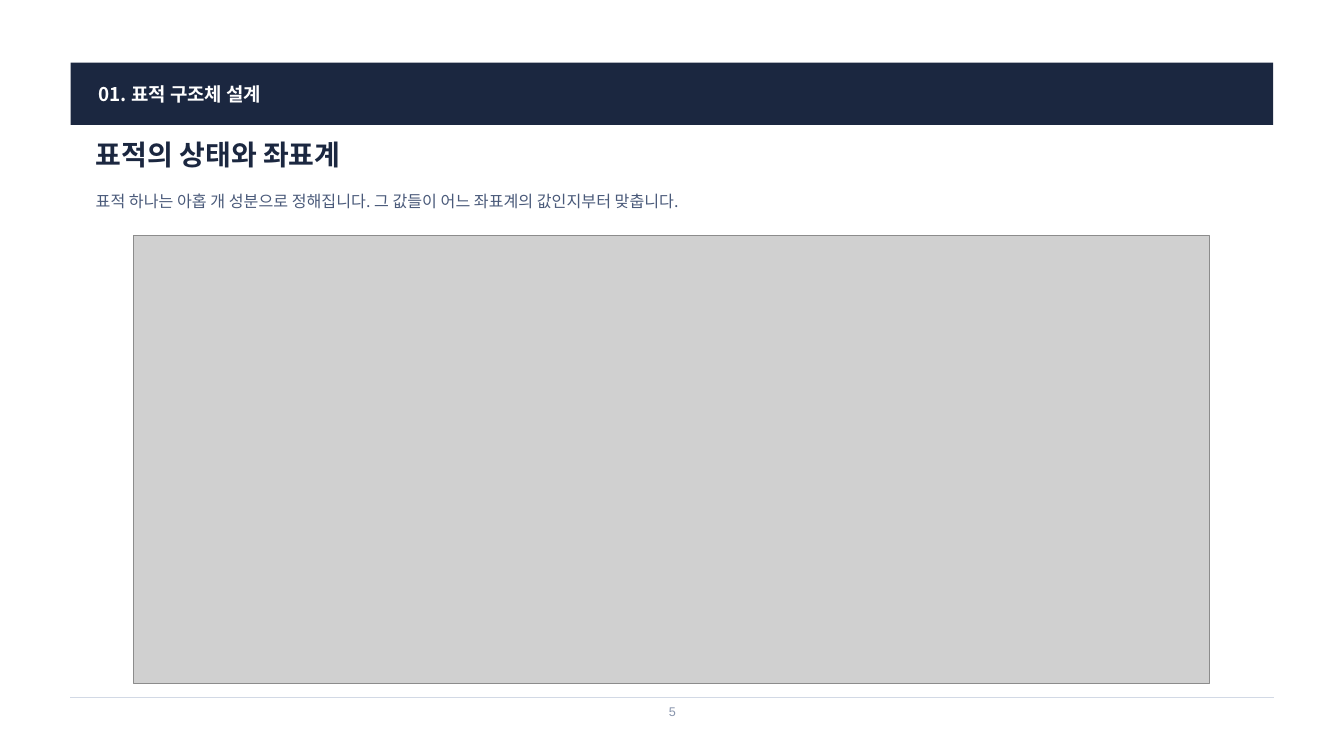
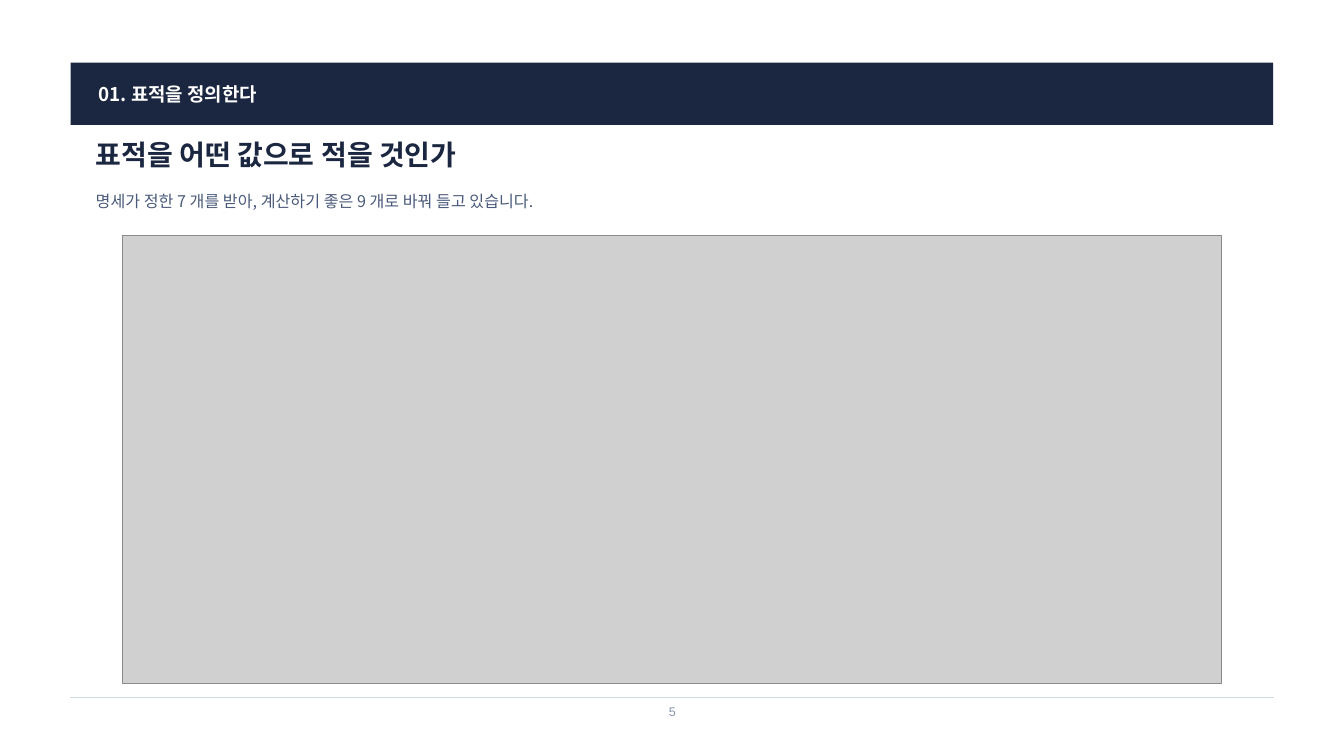
Before and after one commit to harley-hwan/radar-sw-study, a slide deck: slide 5 of Part3_TargetSim/ref/산출물/Chapter3_TargetSim.pptx. Drawn at 1344x756 pixels with LibreOffice and Linux fonts; fonts in the diff are those of the drawing; grey boxes stand for pictures. Boxes give left, top, right and bottom in pixels: in the first picture for what was removed or moved away, otherwise in the second. Text is boxed around its words. In the diff, an @@ line names an element or a change of style, - is before the commit and + after.

```diff
--- a/Part3_TargetSim/ref/산출물/Chapter3_TargetSim.pptx
+++ b/Part3_TargetSim/ref/산출물/Chapter3_TargetSim.pptx
@@ text at (99,85,256,103): text changed @@
-01. 표적 구조체 설계
+01. 표적을 정의한다
@@ text at (96,141,456,168): text changed @@
-표적의 상태와 좌표계
+표적을 어떤 값으로 적을 것인가
@@ text at (96,193,533,210): text changed @@
-표적 하나는 아홉 개 성분으로 정해집니다. 그 값들이 어느 좌표계의 값인지부터 맞춥니다.
+명세가 정한 7 개를 받아, 계산하기 좋은 9 개로 바꿔 들고 있습니다.
@@ picture: place and size @@
-picture at (134,236,1210,684)
+picture at (122,236,1222,684)
```
Also in this commit, not shown: 12 other slides changed, 4 slides added, 6 slides removed, 25 other files.
